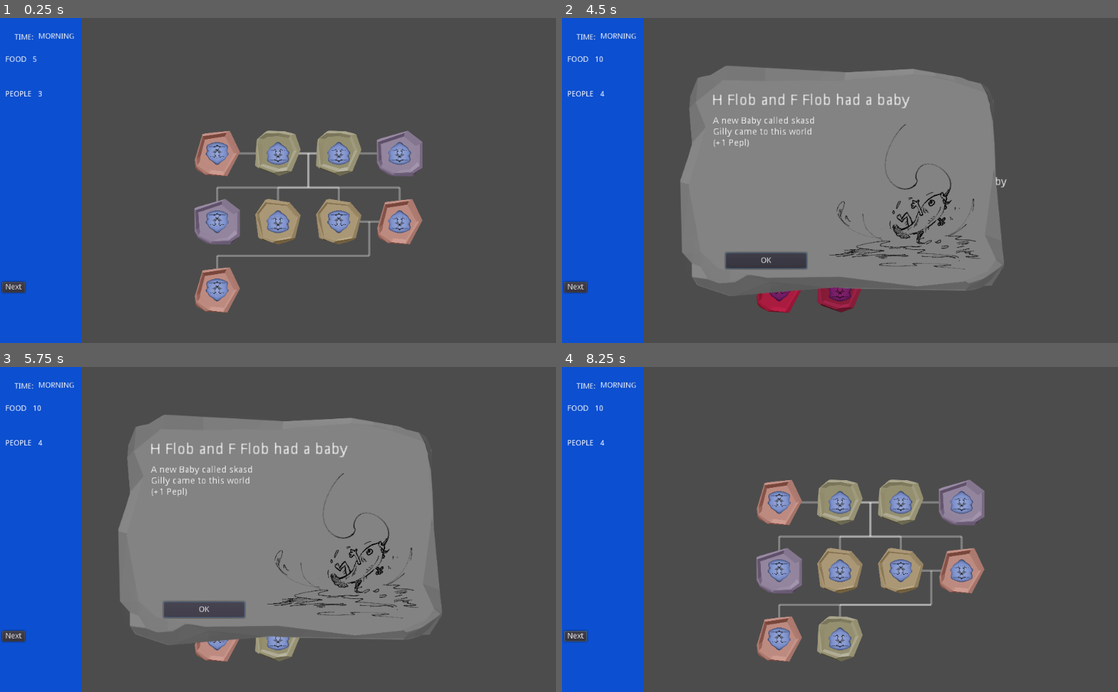
Above: before the commit, frames 1-4 (two rows, left to right).
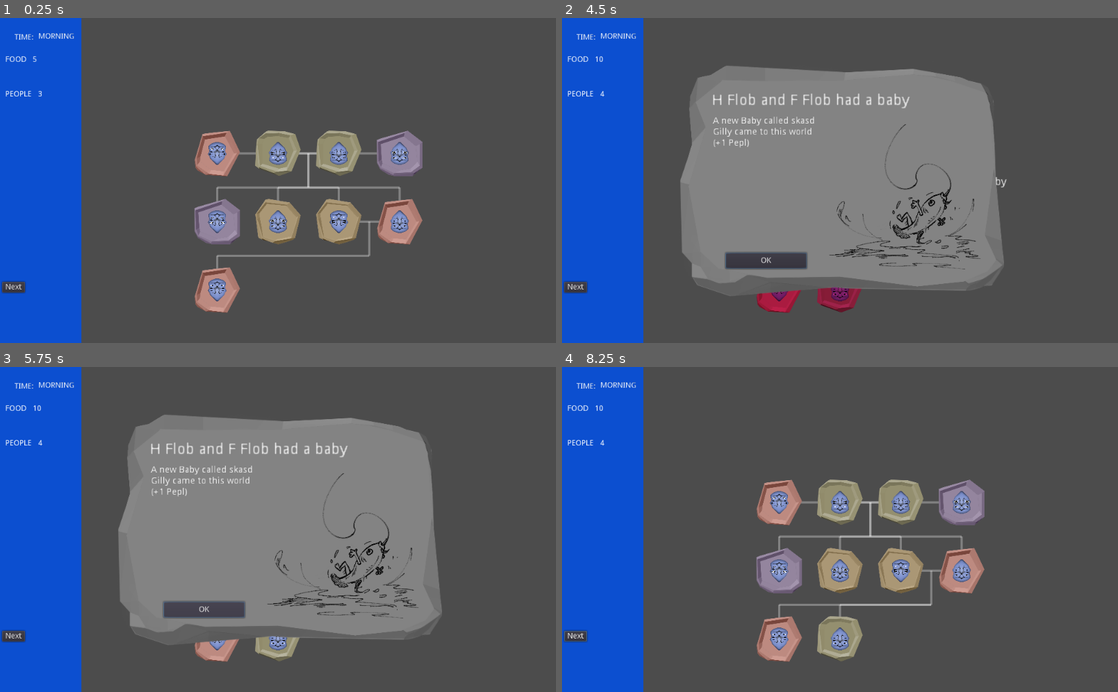
Above: after the commit, the same moments.

Repository: pmoco/GGJ23-FlipFlop_Gene
Game: Godot game, scene res://scenes/test.tscn
Same seed, same stepped clock (60 frames per second), same inputs: the game is played once before the commit and once after it.
Inputs (mouse positions are in pixels of both pictures, inside the frame that each line leads up to):
- Up to frame 1 (0.25 s): no input
- Up to frame 2 (4.5 s): click "Next" at 0.5 s; click "Next" at 1.25 s; click "OK" at 2 s; click "OK" at 2.75 s; click "Next" at 3.5 s; tap Enter at 4.25 s; move the mouse to (962, 164) at 4.27 s; click (962, 164) at 4.42 s
- Up to frame 3 (5.75 s): click "OK" at 5 s
- Up to frame 4 (8.25 s): tap Space at 5.75, 7.25 s; move the mouse to (728, 545) at 5.77 s; click (728, 545) at 5.92 s; tap Enter at 6.5, 8 s; move the mouse to (895, 458) at 6.52 s; click (895, 458) at 6.67 s; move the mouse to (812, 594) at 7.27 s; click (812, 594) at 7.42 s; move the mouse to (1006, 578) at 8.02 s; click (1006, 578) at 8.17 s

The runs differ from the first frame. In frame 1, 0.9% of the frame differs, in the area x 37-74%, y 38-87%; in frame 2, less than 0.1%; in frame 3, 0.1%; in frame 4, 1.0%, in the area x 37-74%, y 38-88%.

Commit message:
Add dynamic faces

Diff:
--- a/Character.gd
+++ b/Character.gd
@@ -61,10 +61,9 @@
 	var frame_texture_name = "MOLDURA_" + str(frame_index) + ".png"
 	frame_texture = load("res://ASSETS/UI_OVERLAYS/" + frame_texture_name)
 
-#	var face_texture_name = "FACE_" + str(face_index) + ".png"
-	var face_texture_name = "FACE.png"
-	face_texture = load("res://ASSETS/" + face_texture_name)
-	face_size = Vector2(rect_size[0]*1, rect_size[0]*1)
+	var face_texture_name = "FACE_" + str(face_index) + ".png"
+	face_texture = load("res://ASSETS/FACES/" + face_texture_name)
+	face_size = Vector2(rect_size[0]*.8, rect_size[0]*1)
 
 	var label = Label.new()
 	default_font = label.get_font("")
